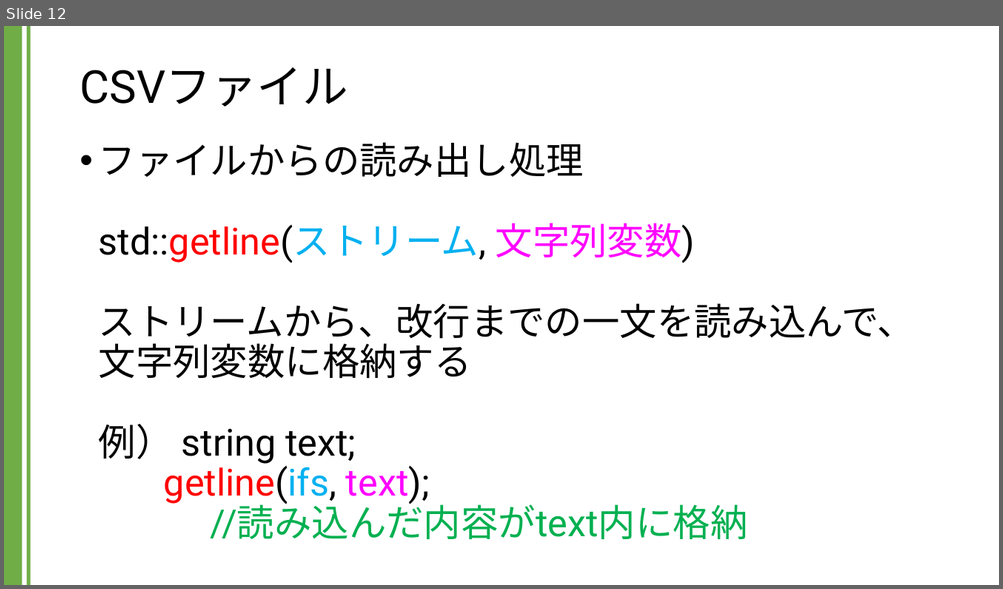
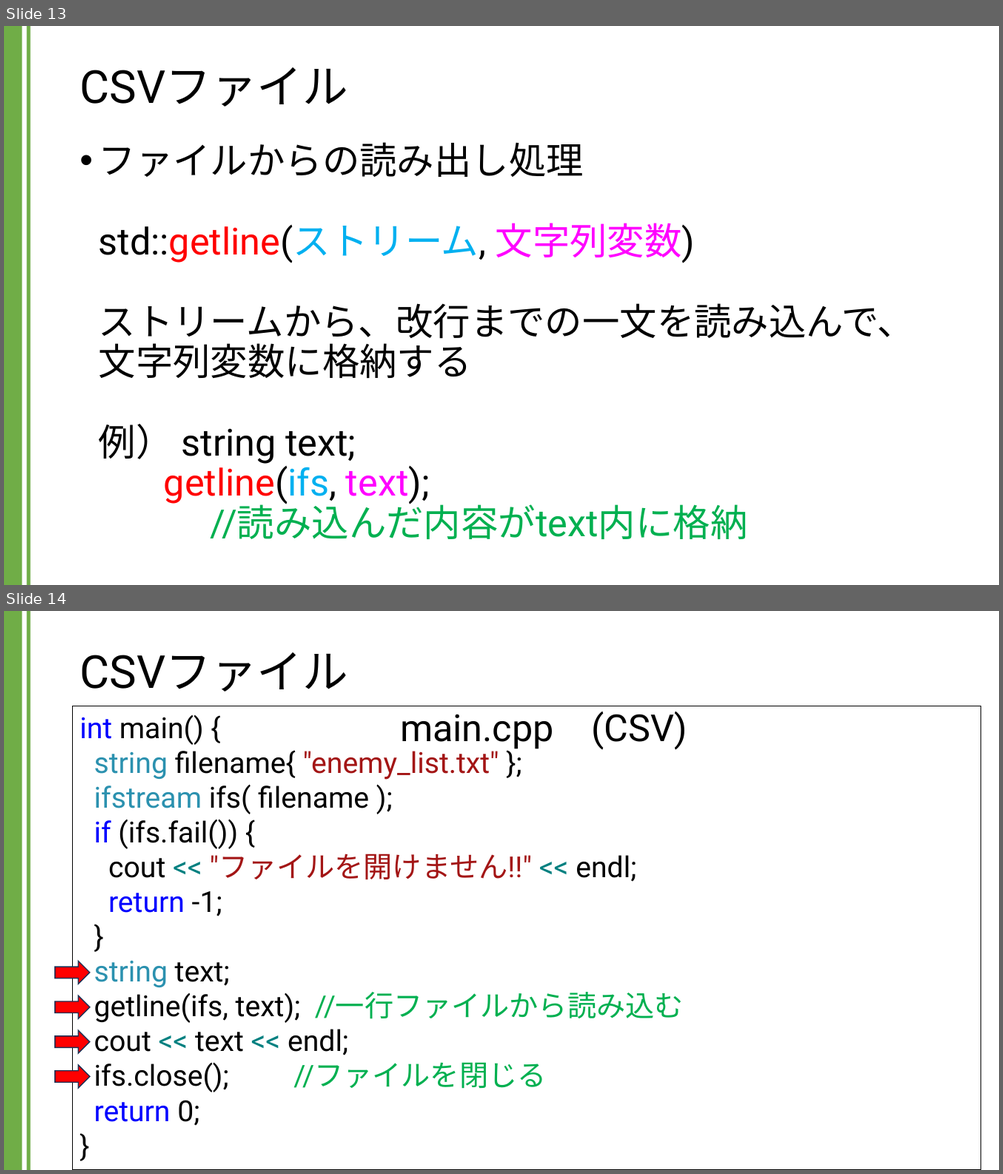
Before and after one commit to kic-murata/cpp2024, a slide deck: 授業資料/講義資料：CSVファイル.pptx. Shown one above the other, each under a label of ours: slide 12 before the commit, slides 13 and 14 after it. The pictures are 1003x589 and 1003x1174 pixels, drawn with LibreOffice and Linux fonts; fonts in the diff are those of the drawing. Boxes give left, top, right and bottom in pixels: in the first picture for what was removed or moved away, otherwise in the second. Text is boxed around its words. In the diff, an @@ line names an element or a change of style, - is before the commit and + after.

```diff
--- a/授業資料/講義資料：CSVファイル.pptx
+++ b/授業資料/講義資料：CSVファイル.pptx
@@ slide 14 added at <box>4,611,999,1170</box>, background #FFFFFF; not listed: 2 template elements that a slide beside it also shows @@
@@ title added at <box>79,652,347,692</box>, 44 pt, text #000000 @@
+CSVファイル
@@ rectangle added at <box>73,706,982,1170</box>, outline #000000 0.75 pt, 28 pt, text #000000 @@
+int main() {
+string filename{ "enemy_list.txt" };
+ifstream ifs( filename );
+if (ifs.fail()) {
+cout << "ファイルを開けません!!" << endl;
+return -1;
+}
+string text;
+getline(ifs, text); //一行ファイルから読み込む
+cout << text << endl;
+ifs.close(); //ファイルを閉じる
+return 0;
+}
@@ text added at <box>400,712,687,750</box>, 36 pt, text #000000 @@
+main.cpp (CSV)
@@ right arrow added at <box>55,962,90,985</box>, fill #FF0000, outline #1E3256 1 pt @@
@@ right arrow added at <box>55,996,90,1019</box>, fill #FF0000, outline #1E3256 1 pt @@
@@ right arrow added at <box>55,1031,90,1054</box>, fill #FF0000, outline #1E3256 1 pt @@
@@ right arrow added at <box>55,1065,90,1088</box>, fill #FF0000, outline #1E3256 1 pt @@
@@ what was slide 12 is now slide 13 @@
```
Also in this commit, not shown: 6 slides changed, 14 other slides added.
